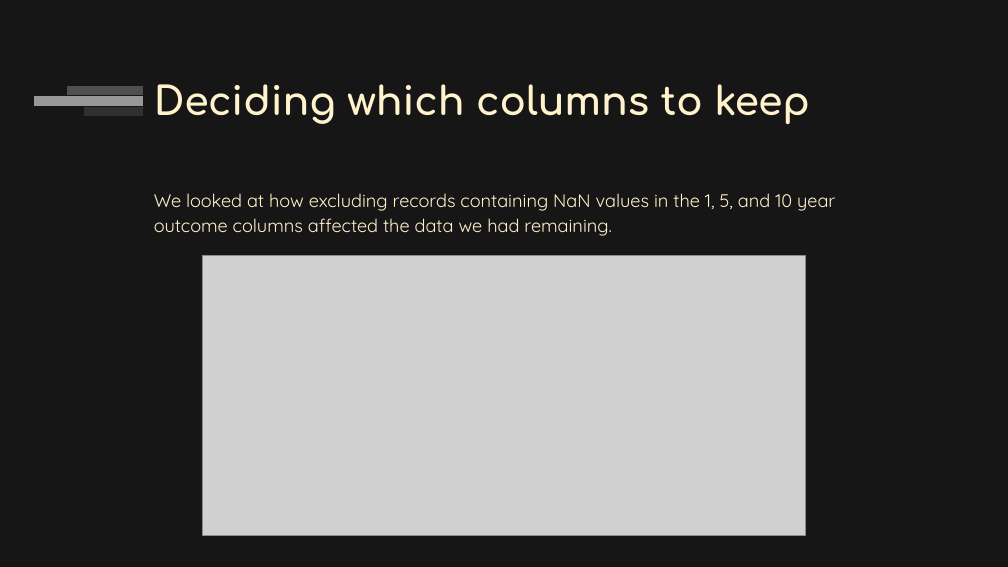
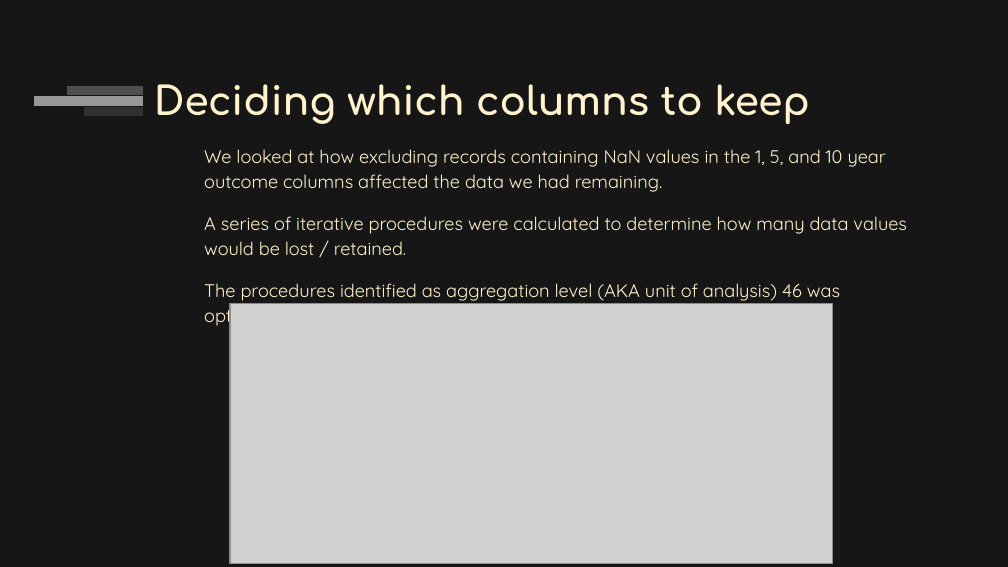
Before and after one commit to adinfinitum225/final_project, a slide deck: slide 18 of media/Final Project - Employment Prosepects.pptx. Drawn at 1008x567 pixels with LibreOffice and Linux fonts; fonts in the diff are those of the drawing; grey boxes stand for pictures. Boxes give left, top, right and bottom in pixels: in the first picture for what was removed or moved away, otherwise in the second. Text is boxed around its words. In the diff, an @@ line names an element or a change of style, - is before the commit and + after.

```diff
--- a/media/Final Project - Employment Prosepects.pptx
+++ b/media/Final Project - Employment Prosepects.pptx
@@ text "We looked at how excluding ...": place and size @@
-text "We looked at how excluding ..." at (154, 193, 835, 236)
+text "We looked at how excluding ..." at (204, 149, 907, 328)
@@ text at (204, 149, 886, 192): indent changed; less space between paragraphs @@
@@ text at (204, 216, 907, 328): paragraphs added @@
+A series of iterative procedures were calculated to determine how many data values would be lost / retained.
+The procedures identified as aggregation level (AKA unit of analysis) 46 was optimal.
@@ picture: place and size @@
-picture at (203, 255, 805, 535)
+picture at (230, 303, 833, 563)
```
Also in this commit, not shown: 4 other slides changed, 6 slides added, 4 slides removed.
